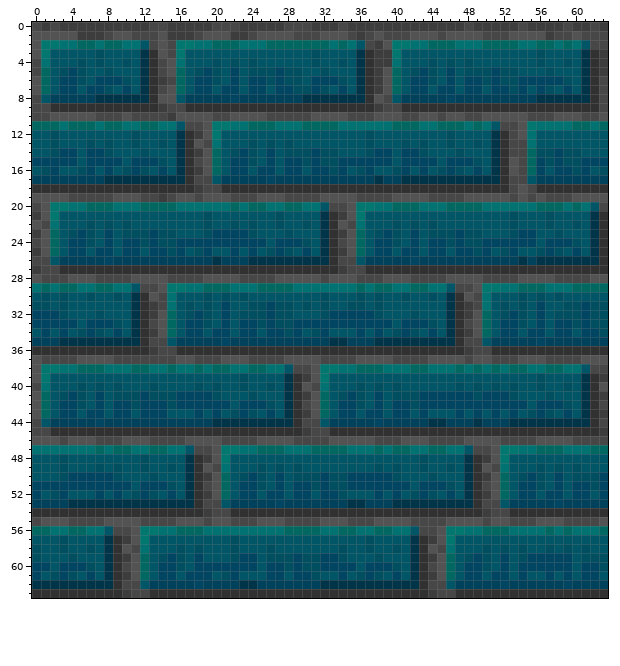
Two states of a pixel-art sprite, src/textures/wall2.png. Above, as it was before the edit.
The file is 64x64 pixels.
New version:
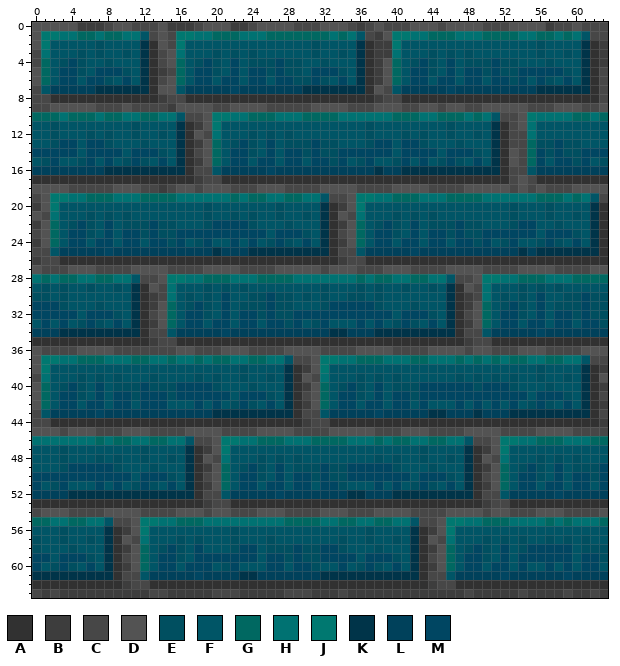
Palette (. is transparent): A #313131  B #3d3d3d  C #474747  D #535353  E #004f60  F #005566  G #006861  H #007272  J #007870  K #003449  L #00415b  M #004662
Changes in this commit:
Changed rows in their new state; - is an unchanged pixel.
first column x 0:
 0 DDDDD---CDDCC-D---CDDDB-CDDDD--CDDDC-CDCCCDDDCDDDDCCCDDDD-C-DC-C
 1 -JJHHGGHGGHHF--CJJHHGGGHHHGGGGGGGHGHF-BDJJHHGGGHHHGGGGHHGGHGHF--
 2 --FFFFFEFFFFKA---FFFFFFFFFFFFFFEFFFFKA-B-FFFFFFFFFFFFFFFEFFFFKAB
 3 CH---E----E---CDH---E-E-E---------E-----H---E-E-E----------E----
 4 -G-EM--FE-F-----G-EM--M--EEMEE-FE-F----DG-EM--M--EEMEE--FE-F----
 5 D--M---MMME---BC--M-----MM-----MMME-------M-----MM----MMMMME---C
 6 -----FM-EFM---CD----FM----F-M-E-EFM---------FM----F-M--F-EFM----
 7 CFLLLLLKKKKK--D-FLLLLL-LLLLLLLKKKKKK--DCFLLLLL-LLLLLLLLLKKKKK---
 8 -CAAAAAAAAAAA-BCCAAAAAAAAAAAAAAAAAAAA-B-CAAAAAAAAAAAAAAAAAAAAA--
 9 --DDDDDCCCDCCCCBDDDDCCDDDDCCCCCDDDDCCCDDDCCDDCDDCCDDDDDCCCDDDCCD
10 GGGHGGGHGGHHGGHHFCC-JJHHGGGHHHGGGGHHHHHHGGGHHGGGHGHFCC-JHHHHGGHG
11 FFEFFFFFFFFEFFFFKAB--FFFFFFFFFFFFFFFFEFFFFFFFFEFFFFKA--HFFFFFFFF
12 ------E-E-----E---DCH---E-E-E------------E-E-----E----C---------
13 ---MM-MM---FE-F---BDG-EM--M--EEMEE----MM-MM---FE-F-----GEEMEE---
14 MMM-----MM-MMME---C---M-----MM----MMMM-----MM-MMME---D--M----MMM
15 FE-FFE-F-FE-EFM---B-----FM----F-M--FE-FFE-F-FE-EFM-------F-M--FE
16 LLLLLLLLKKKKKKKK--CCFLLLLL-LLLLLLLLLLLKLLKKKKKKKKKK--C-FLLLLLLLL
17 AAAAAAAAAAAAAAAAA-B-CAAAAAAAAAAAAAAAAAAAAAAAAAAAAAAA--DCAAAAAAAA
18 DDDDCCCCCDDDCCBCDDCDDDCCCDDDCCCCDDDDCCCCDDDDCCCCDDDDD---DCCCDDDD
19 C-JJHHGGGHHHGGGGHHHHHHGHGGHHGGHHFCC-JJHHGGGHHHGGGGHHHHHHGGGHGHFC
20 B--FFFFFFFFFFFFFFFFEFFFFFFFEFFFFKAB--FFFFFFFFFFFFFFFFEFFFEFFFFKA
21 DCH---E-E-E-----------E-E-----E---DCH---E-E-E---------------E---
22 BDG-EM--M--EEMEE----MMMM---FE-F---BDG-EM--M--EEMEE----MM-FE-F---
23 C---M-----MM----MMMM----MM-MMME---C---M-----MM----MMMM---MMME---
24 B-----FM----F-M--FE-FF-F-FE-EFM---B-----FM----F-M--FE-FFE-EFM---
25 CCFLLLLL-LLLLLLLLLLLKLLLKKKKKKKK--CCFLLLLL-LLLLLLLLLLLKLKKKKKK--
26 B-CAAAAAAAAAAAAAAAAAAAAAAAAAAAAAA-B-CAAAAAAAAAAAAAAAAAAAAAAAAAA-
27 D--CDDDCCCCDDDDCCCCDDDDCCCCDDDDDCDDD-CCDDDCCCCDDDDCCCCDDDDCCCCDD
28 HGHGGHHGGHHFCC-JJHHGGGHHHGGGGHHHHHHHGHGGHHGGHHFCC-JJHHGGGHHHGGGG
29 FEFEFFEFFEFKADCHFFFEFEFEFFFFFFFFEFFFEFEFFEFFEFKADCHFFFEFEFEFFFFF
30 E-----F--F---B---E---M-FEEMEE-E----E-----F--F---B---E---M-FEEMEE
31 MMM----E------DG--M----E------F--MMMMM----E------DG--M----E-----
32 ---MM-MMME---C---M-----MM----MMMM-----MM-MMME---C---M-----MM----
33 F-F-FE-EFM---B-----FM----F-M--FE-FFF-F-FE-EFM---B-----FM----F-M-
34 LLLKKKKKKKK--CCFLLLLL-LLLLLLLLLLLKKLLLKKKKKKKK--CCFLLLLL-LLLLLLL
35 AAAAAAAAAAAA-B-CAAAAAAAAAAAAAAAAAAAAAAAAAAAAAAA-B-CAAAAAAAAAAAAA
36 DCCCCDDDDCCCCC--DDCCCDDDCCCCDDDDCCCCDDDDCCCCDDDDCDDCCCDDDCCCCDDD
37 -JJHHGGGHHHGGHHGHHGHGGHHGGHHFCC-JJHHGGGHHHGGHHHGHGHGHGGHHGGHHFCC
38 --FFFFFFFFFFFFFFFFFFFFFEFFFFKAB--FFFFFFFFFFFFFFFFFFFFFFFEFFFFKAB
39 CH---E-E-E---E----E-E-----E---DCH---E-E-E------E-E-E-E-----E---D
40 DG-EM--M--EEM-EEMMMM---FE-F---BDG-EM--M--EEMMMMMM-MMM---FE-F---B
41 ---M-----MM--MM-----MM-MMME---C---M-----MM-------M---MM-MMME---C
42 -----FM----F---FFF-F-FE-EFM---B-----FM----F-FFF-F-F-F-FE-EFM---B
43 CFLLLLL-LLLLLLLLLLLLKKKKKKKK--CCFLLLLL-LLLLLKKLLLKLLLKKKKKKKK--C
44 -CAAAAAAAAAAAAAAAAAAAAAAAAAAA-B-CAAAAAAAAAAAAAAAAAAAAAAAAAAAAA-B
45 DDDCDDDCCCDDDCCCCDDDDCCCCDDDDCC--DDDDDCCCDDDCCCCDDDDCCCCDDDDCCCC
46 HHHHHHHGHGGHHGGHHFCC-JJHHGGGHHHGGGGHHHGHGGHHGGHHFCC-JJHHGGGHHHGG
47 FFFEFFFFFFFFEFFFFKAB--FFFFFFFFFFFFFFFFFFFFFEFFFFKAB--FFFFFFFFFFF
48 -------E-E-----E---DCH---E-E-E--------E-E-----E---DCH---E-E-E---
49 ----MMMMM---FE-F---BDG-EM--M--EEMEEMMMMM---FE-F---BDG-EM--M--EEM
50 MMMM-----MM-MMME---C---M-----MM---------MM-MMME---C---M-----MM--
51 -FE-FFF-F-FE-EFM---B-----FM----F-M-FFF-F-FE-EFM---B-----FM----F-
52 LLLLKKKKKKKKKKKKK--CCFLLLLL-LLLLLLLKKLLLKKKKKKKK--CCFLLLLL-LLLLL
53 AAAAAAAAAAAAAAAAAA-B-CAAAAAAAAAAAAAAAAAAAAAAAAAAA-B-CAAAAAAAAAAA
54 CDDDCCCCDDDDCCCCDDDCDDCCCDDDCCCCDDDCCCDDDDCCCCDDDDCDDCCCDDDCCCCD
55 GGHHGGHHFCC-JJHHGGGHHHHHHHHHGGGGHHGGHHGGHHF--DJJHHGGGHHHHGHGHHHG
56 FFFEFFFFKAB--FFFFFFFFFEFFFFFFFFFFFFFFEFFFFKAB--FFFFFFFFFFFFFFFFF
57 E-----E---DCH---E-E-------E-------E-----E---DCH---E-E-E--E-E-E--
58 ---FE-F---BDG-EM--M----MM--EEMEEMM---FE-F---BDG-EM--M--MMMMM--EE
59 MM-MMME---C---M----MMMM---MM------MM-MMME---C---M-----M------MM-
60 -FE-EFM---B-----FM--FE-FF---F-M-FF-FE-EFM---B-----FM---FF-F----F
61 KKKKKKKK--CCFLLLLL-LLLLKKLLLLLLLKKKKKKKKKK--CCFLLLLL-LLLLLL-LLLL
62 AAAAAAAAA-B-CAAAAAAAAAAAAAAAAAAAAAAAAAAAAAA-B-CAAAAAAAAAAAAAAAAA
63 CBCBBBBBBB-BBCCBBBBBCCCBBBBBCCCBBBCBBBBBBBBB-BBBCBBBBBCBBBBCBBCB
